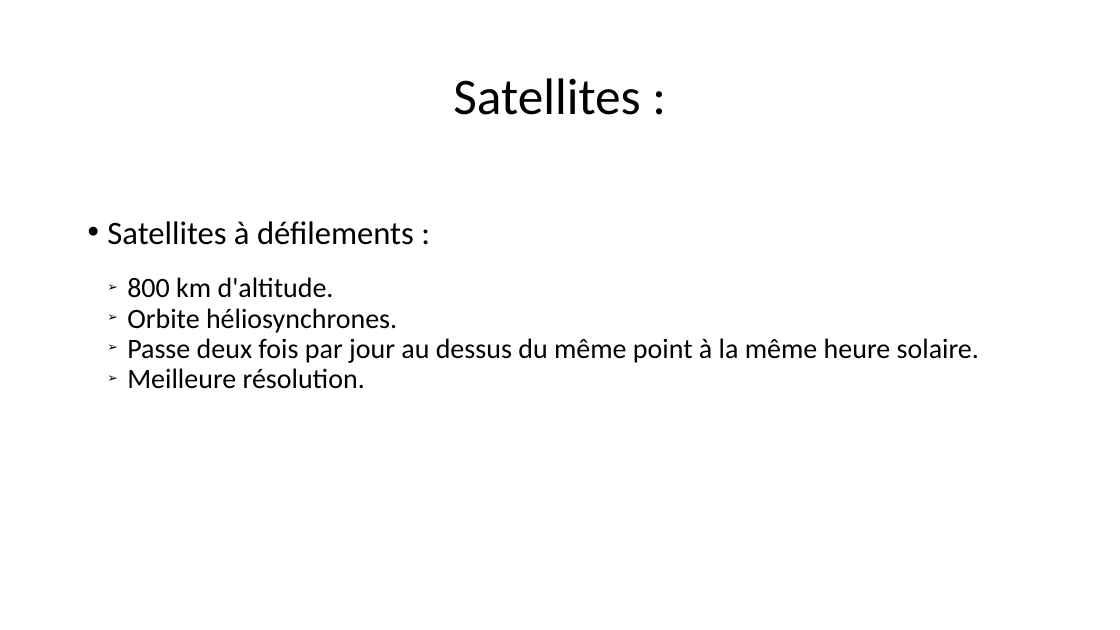
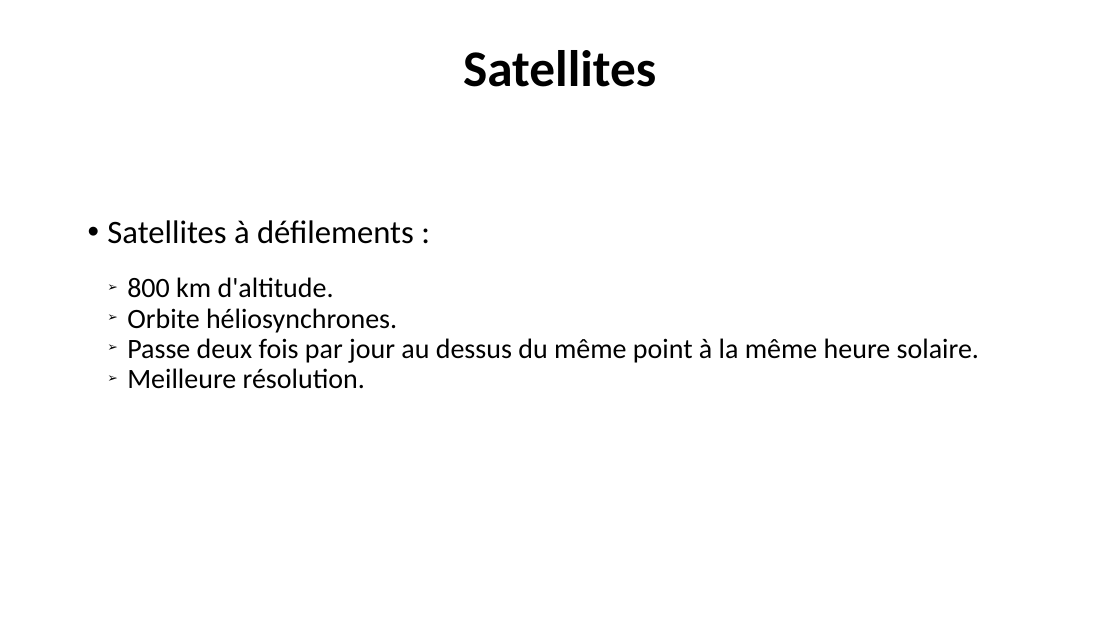
Before and after one commit to Apolerag/Cours_M2, a slide deck: slide 4 of AATI/Présentation/presentation_argoud_chemier.pptx. Drawn at 1120x630 pixels with LibreOffice and Linux fonts; fonts in the diff are those of the drawing; background and template pictures are left out. Boxes give left, top, right and bottom in pixels: in the first picture for what was removed or moved away, otherwise in the second. Text is boxed around its words. In the diff, an @@ line names an element or a change of style, - is before the commit and + after.

```diff
--- a/AATI/Présentation/presentation_argoud_chemier.pptx
+++ b/AATI/Présentation/presentation_argoud_chemier.pptx
@@ text at bbox=[463, 50, 656, 87]: text changed; bold on @@
-Satellites :
+Satellites
```
Also in this commit, not shown: 14 other slides changed, 1 slide removed, 5 other files.
